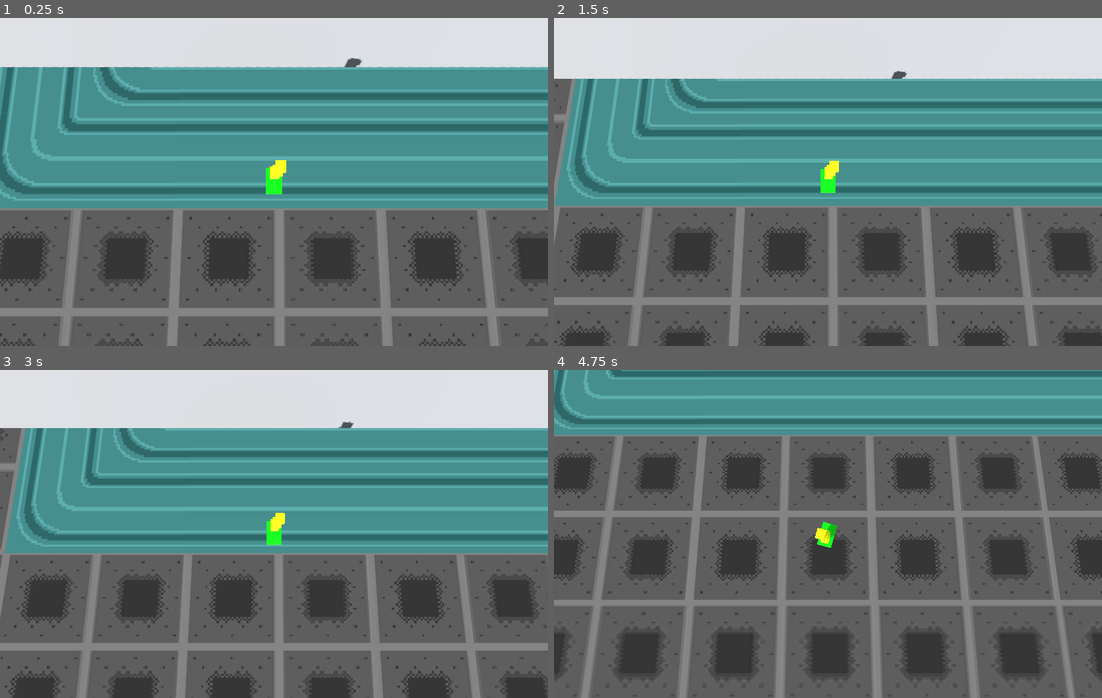
Above: before the commit, frames 1-4 (two rows, left to right).
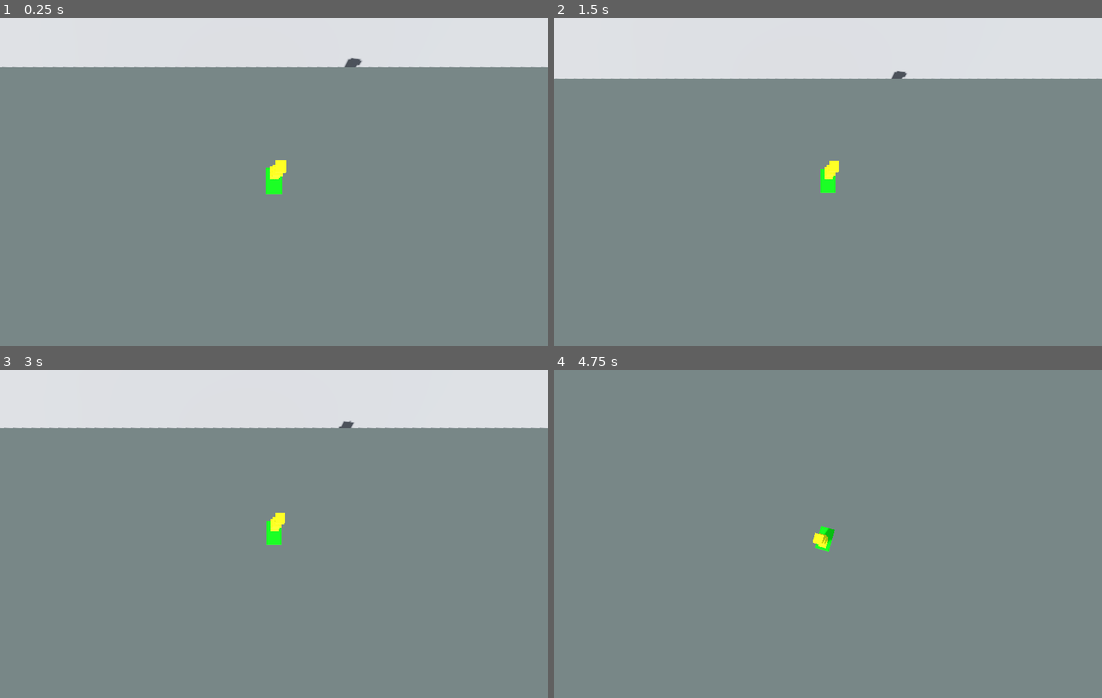
Above: after the commit, the same moments.

Repository: mcKri/bad-idea-jam
Game: Godot game, scene res://system/game_world.tscn
The game is run twice, just before and just after one commit, with the same random seed, the same clock (stepped at 60 frames per second) and the same inputs.
Inputs:
- Up to frame 1 (0.25 s): no input
- Up to frame 2 (1.5 s): hold D (steer_right) 0.53-1.28 s; tap Enter at 1.25 s; hold Space (handbrake) from 1.28 s (still down)
- Up to frame 3 (3 s): release Space (handbrake) at 2.03 s; hold D (steer_right) 2.03-2.78 s; tap Enter at 2.75 s; hold W (accelerate) from 2.78 s (still down)
- Up to frame 4 (4.75 s): release W (accelerate) at 3.53 s; hold A (steer_left) from 3.53 s (still down)

The runs differ from the first frame. In frame 1, 78% of the frame differs, in the area x 0-100%, y 15-100%; in frame 2, 75%; in frame 3, 75%; in frame 4, 89%, in the area x 0-100%, y 0-100%.

Commit message:
implement new map texture increase camera smoothing

Diff:
--- a/entities/car/car.gd
+++ b/entities/car/car.gd
@@ -95,7 +95,7 @@
 	# Lead camera point
 	var camera_offset := Vector3(0, 3.0, 0) + vel_dir * 5.0 * speed_factor
 	camera_offset *= speed_factor * (1.0 if not is_reversing() else -1.0)
-	camera_point.global_position = lerp(camera_point.global_position, mesh.global_position + camera_offset, 5.0 * delta)
+	camera_point.global_position = lerp(camera_point.global_position, mesh.global_position + camera_offset, 2.0 * delta)
 
 
 func _process(_delta):
--- a/project.godot
+++ b/project.godot
@@ -82,4 +82,5 @@
 
 [rendering]
 
+textures/canvas_textures/default_texture_filter=0
 rendering_device/driver.windows="d3d12"
--- a/stages/car_prototype/car_prototype_area.tscn
+++ b/stages/car_prototype/car_prototype_area.tscn
@@ -1,7 +1,7 @@
 [gd_scene format=3 uid="uid://dweq1naht4loy"]
 
 [ext_resource type="Script" uid="uid://onuqqdsl88x1" path="res://stages/stage.gd" id="1_pt7ul"]
-[ext_resource type="Texture2D" uid="uid://bh1xib8ri0gho" path="res://stages/car_prototype/testmap.png" id="2_t117t"]
+[ext_resource type="Texture2D" uid="uid://capgbexybccbn" path="res://stages/car_prototype/testtest.png" id="3_1ai46"]
 [ext_resource type="PackedScene" uid="uid://b0iuur3da6uka" path="res://entities/box/box.tscn" id="3_orwpi"]
 
 [sub_resource type="ProceduralSkyMaterial" id="ProceduralSkyMaterial_pt7ul"]
@@ -33,15 +33,16 @@
 
 [node name="Sprite3D" type="Sprite3D" parent="." unique_id=516503502]
 transform = Transform3D(1, 0, 0, 0, -4.371139e-08, 1, 0, -1, -4.371139e-08, 0, 0.01, 0)
-pixel_size = 0.06
-texture = ExtResource("2_t117t")
+pixel_size = 0.18
+texture_filter = 0
+texture = ExtResource("3_1ai46")
 
 [node name="Floor" type="CSGBox3D" parent="." unique_id=1479566615]
 transform = Transform3D(1, 0, 0, 0, 1, 0, 0, 0, 1, 0, -0.5, 0)
 use_collision = true
 collision_layer = 16
 collision_mask = 0
-size = Vector3(168.47632, 1, 142.41821)
+size = Vector3(460.57324, 1, 443.37305)
 
 [node name="CSGBox3D" type="CSGBox3D" parent="." unique_id=1980269488]
 transform = Transform3D(1, 0, 0, 0, 1, 0, 0, 0, 1, 0, 2.5637207, 3.6846542)
--- a/system/camera.gd
+++ b/system/camera.gd
@@ -29,7 +29,6 @@
 	var anchor_pos := target_pos + anchor_offset
 
 	# Smoothly pan to target if currently panning, otherwise snap immediately
-	# TODO: Smoothly rotate to look at target
 	if panning:
 		if global_position.distance_to(anchor_pos) > 0.01:
 			global_position = lerp(global_position, anchor_pos, focus_speed)
Binary file added: stages/car_prototype/testtest.png
Not shown, added: stages/car_prototype/testtest.png.import
Not shown, added: stages/car_prototype/testtest.png25590523.tmp
